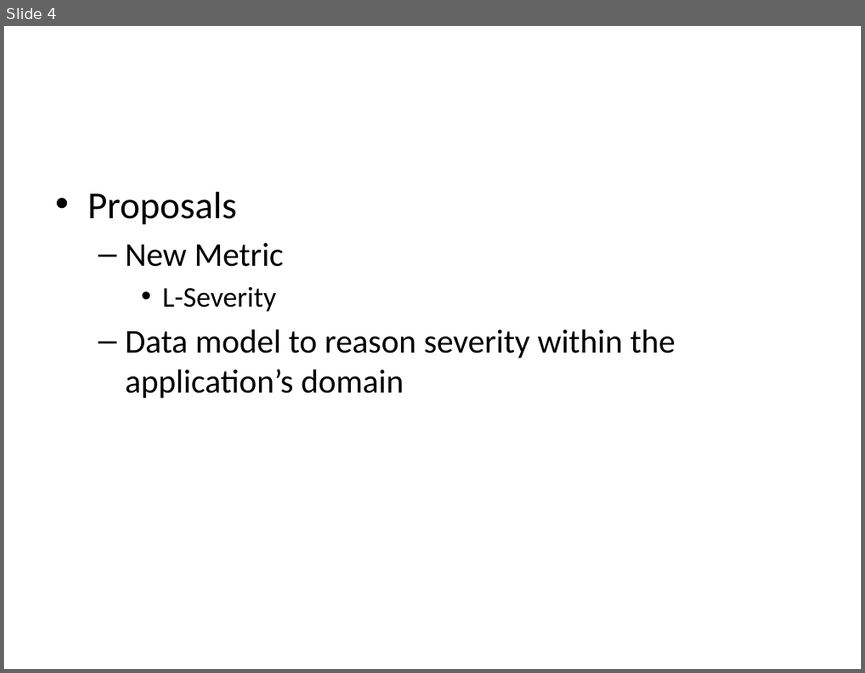
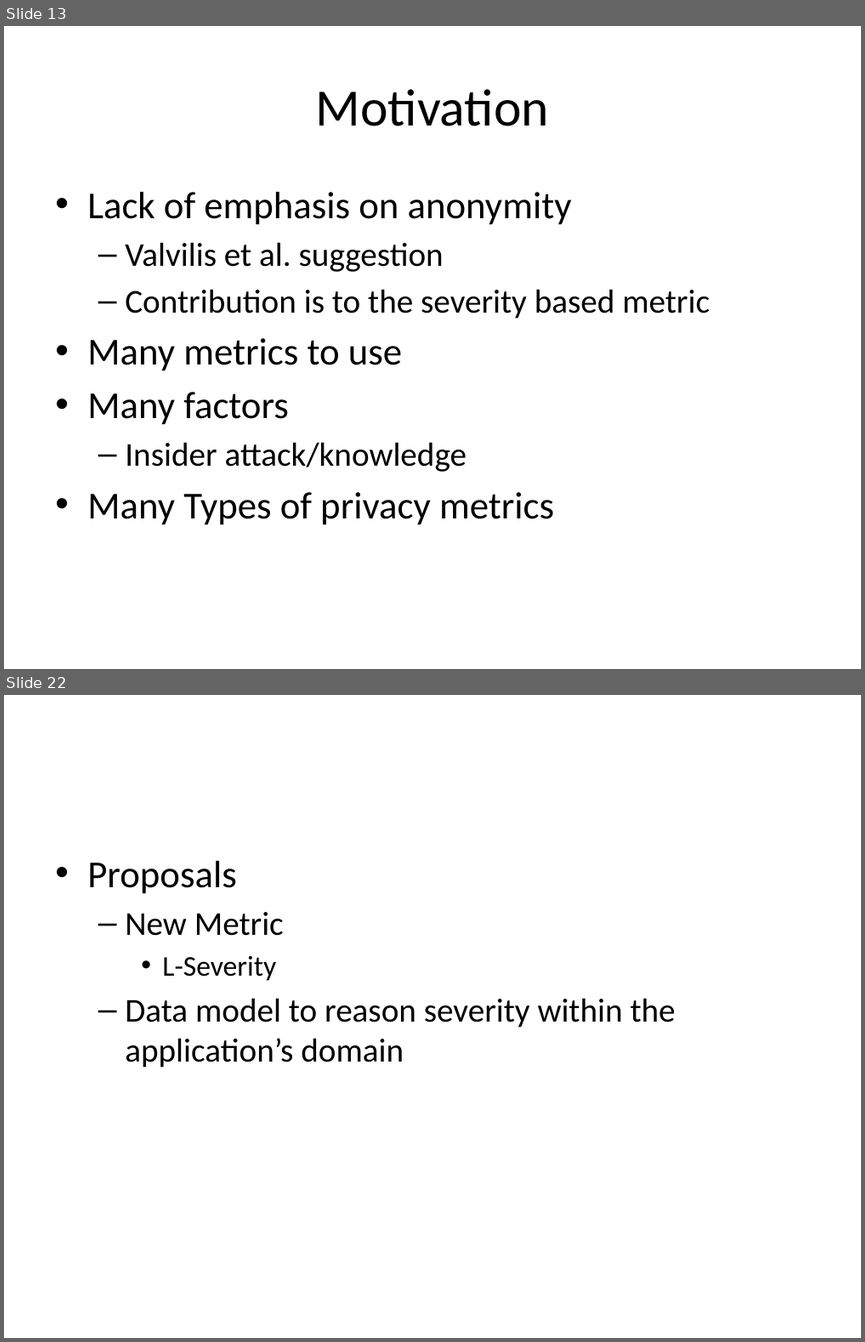
Before and after one commit to jayvelasco1990/big-data, a slide deck: proposal.pptx. Shown one above the other, each under a label of ours: slide 4 before the commit, slides 13 and 22 after it; the slides between them are not shown. The pictures are 865x673 and 865x1342 pixels, drawn with LibreOffice and Linux fonts; fonts in the diff are those of the drawing. Boxes give left, top, right and bottom in pixels: in the first picture for what was removed or moved away, otherwise in the second. Text is boxed around its words. In the diff, an @@ line names an element or a change of style, - is before the commit and + after.

```diff
--- a/proposal.pptx
+++ b/proposal.pptx
@@ slide 13 added at (4, 26, 861, 669), background #FFFFFF @@
@@ title added at (316, 89, 549, 126), 44 pt, text #000000 @@
+Motivation
@@ text added at (87, 192, 710, 525), 28 pt, text #000000 @@
+• Lack of emphasis on anonymity
+  – Valvilis et al. suggestion
+  – Contribution is to the severity based metric
+• Many metrics to use
+• Many factors
+  – Insider attack/knowledge
+• Many Types of privacy metrics
@@ what was slide 4 is now slide 22 @@
```
Also in this commit, not shown: 2 slides changed, 18 other slides added, 1 slide removed, 3 other files.
